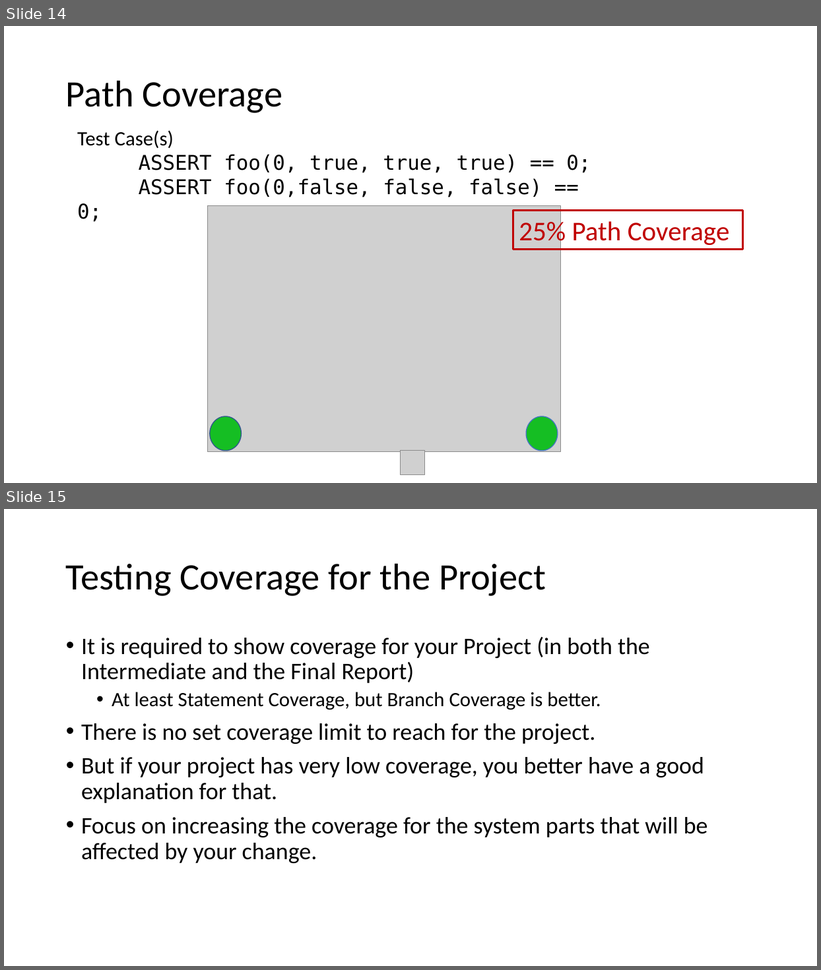
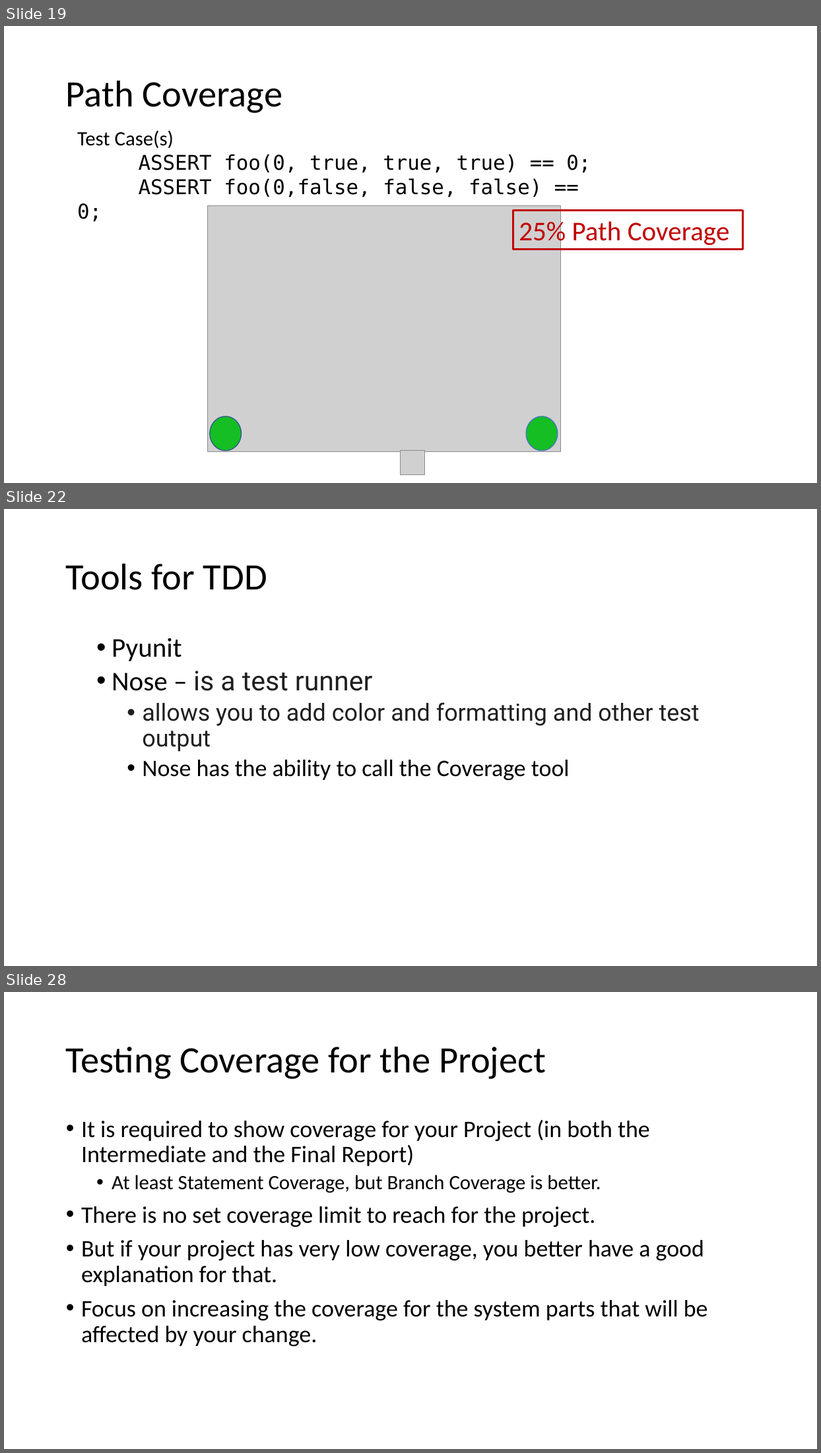
Before and after one commit to johnxu21/johnxu21.github.io, a slide deck: teaching/CS472-Spring2023/Timetable/Testing.pptx. Shown one above the other, each under a label of ours: slides 14 and 15 before the commit, slides 19, 22 and 28 after it; the slides between them are not shown. The pictures are 821x970 and 821x1453 pixels, drawn with LibreOffice and Linux fonts; fonts in the diff are those of the drawing; grey boxes stand for pictures. Boxes give left, top, right and bottom in pixels: in the first picture for what was removed or moved away, otherwise in the second. Text is boxed around its words. In the diff, an @@ line names an element or a change of style, - is before the commit and + after.

```diff
--- a/teaching/CS472-Spring2023/Timetable/Testing.pptx
+++ b/teaching/CS472-Spring2023/Timetable/Testing.pptx
@@ slide 22 added at (4, 509, 817, 966), background #FFFFFF @@
@@ title added at (66, 563, 267, 590), 44 pt, text #000000 @@
+Tools for TDD
@@ text added at (112, 638, 700, 780), 28 pt, text #1F1F1F @@
+  • Pyunit
+  • Nose – is a test runner
+    • allows you to add color and formatting and other test output
+    • Nose has the ability to call the Coverage tool
@@ what was slide 14 is now slide 19 @@
@@ what was slide 15 is now slide 28 @@
```
Also in this commit, not shown: 1 slide changed, 13 other slides added, 1 slide removed, 3 other files.
